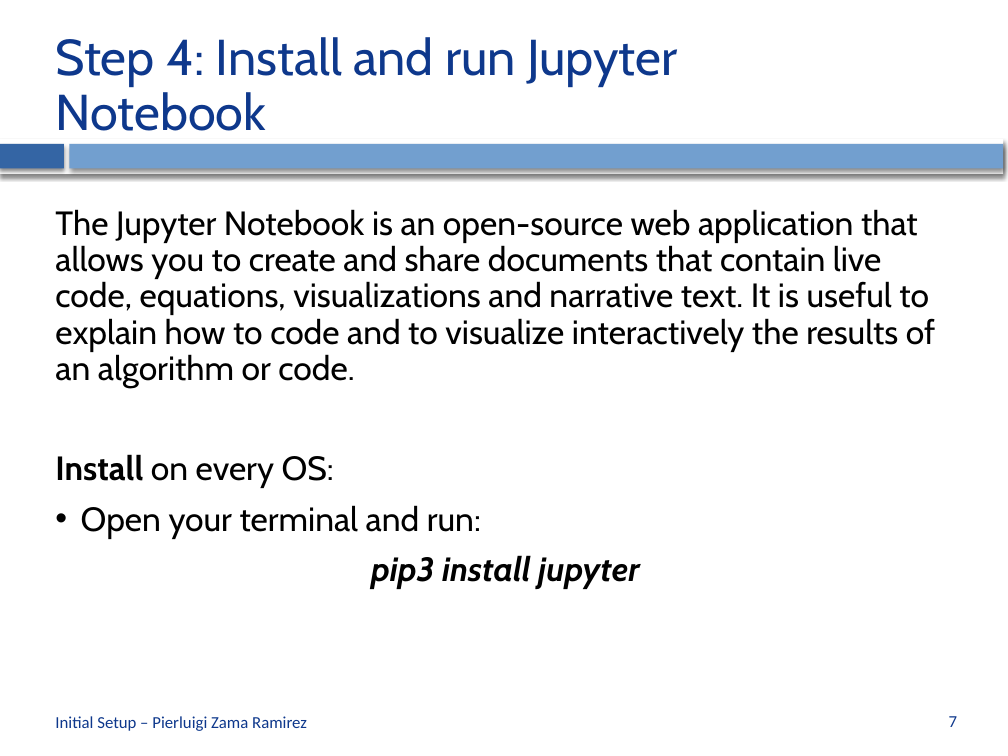
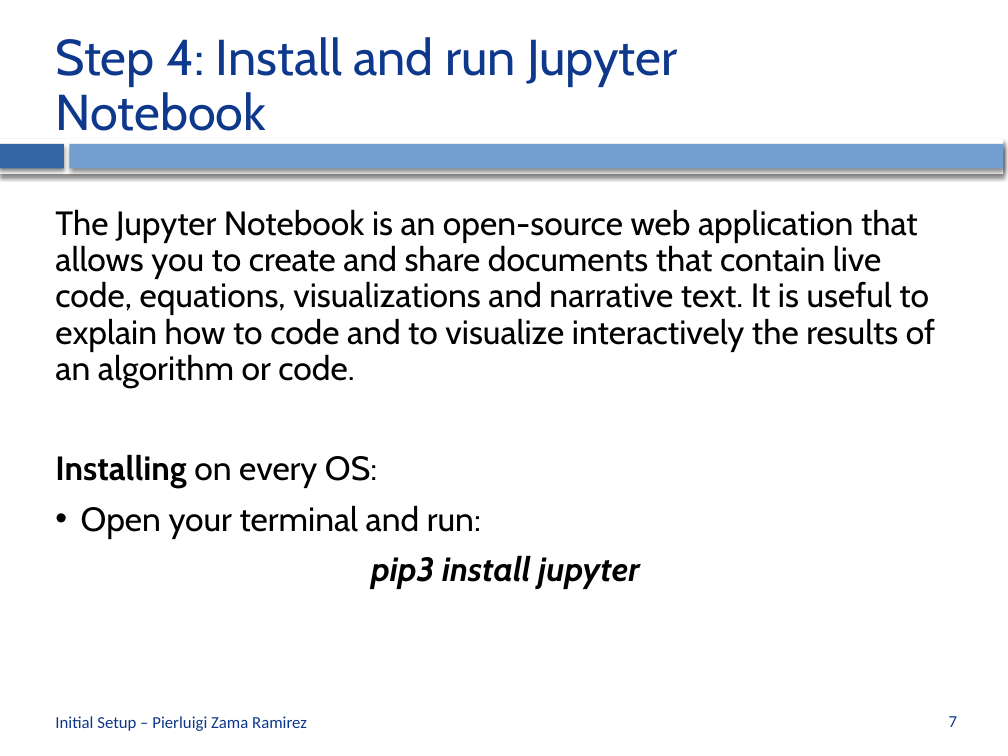
Before and after one commit to CVLAB-Unibo/ComputerVisionImageProcessing-LabSessions, a slide deck: slide 7 of LabSession0 - Initial Setup.pptx. Drawn at 1008x756 pixels with LibreOffice and Linux fonts; fonts in the diff are those of the drawing; background and template pictures are left out. Boxes give left, top, right and bottom in pixels: in the first picture for what was removed or moved away, otherwise in the second. Text is boxed around its words. In the diff, an @@ line names an element or a change of style, - is before the commit and + after.

```diff
--- a/LabSession0 - Initial Setup.pptx
+++ b/LabSession0 - Initial Setup.pptx
@@ text at <box>55,454,377,489</box>: text changed; bold on @@
-Install on every OS:
+Installing on every OS:
```
Also in this commit, not shown: 4 other slides changed, 4 other files.
